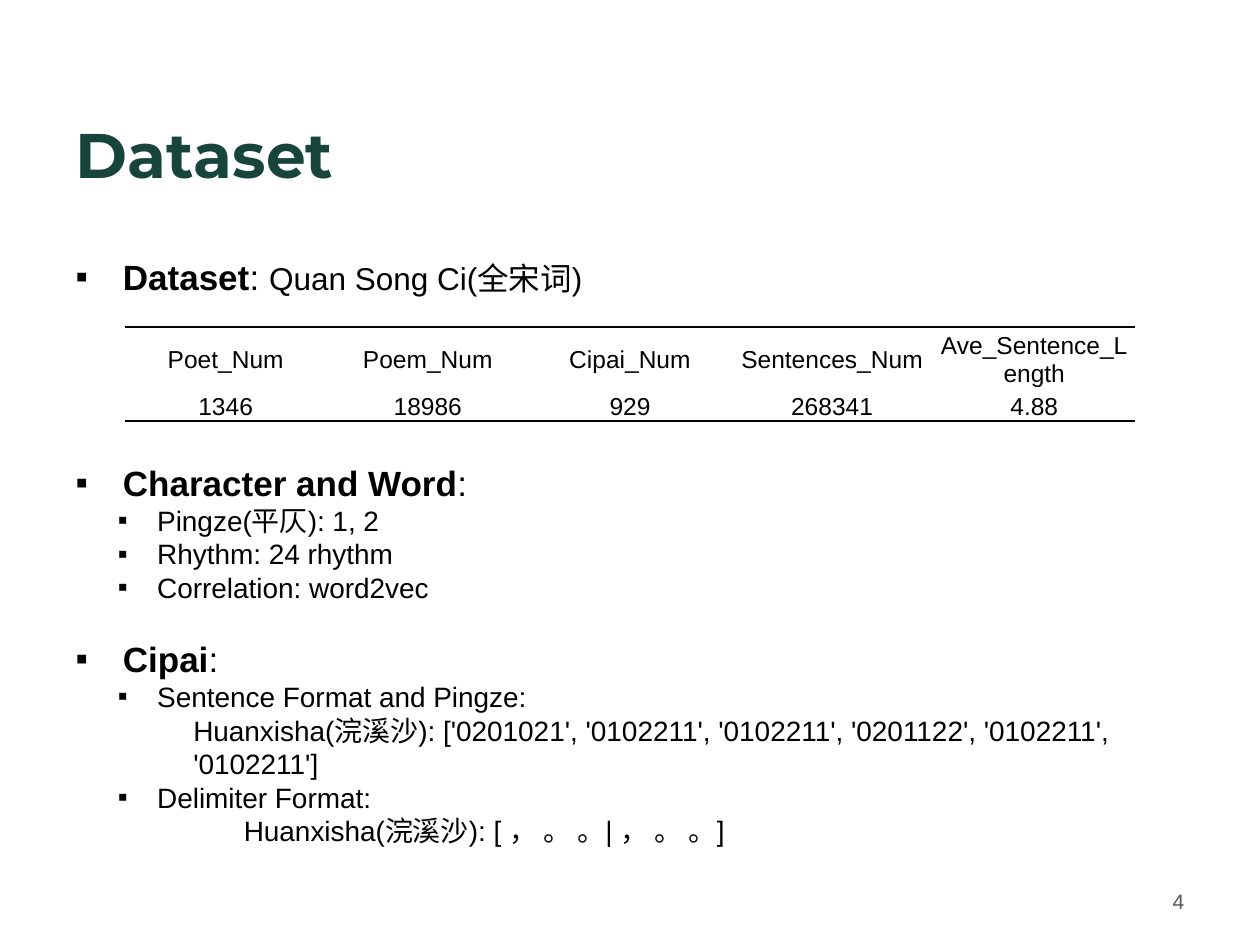
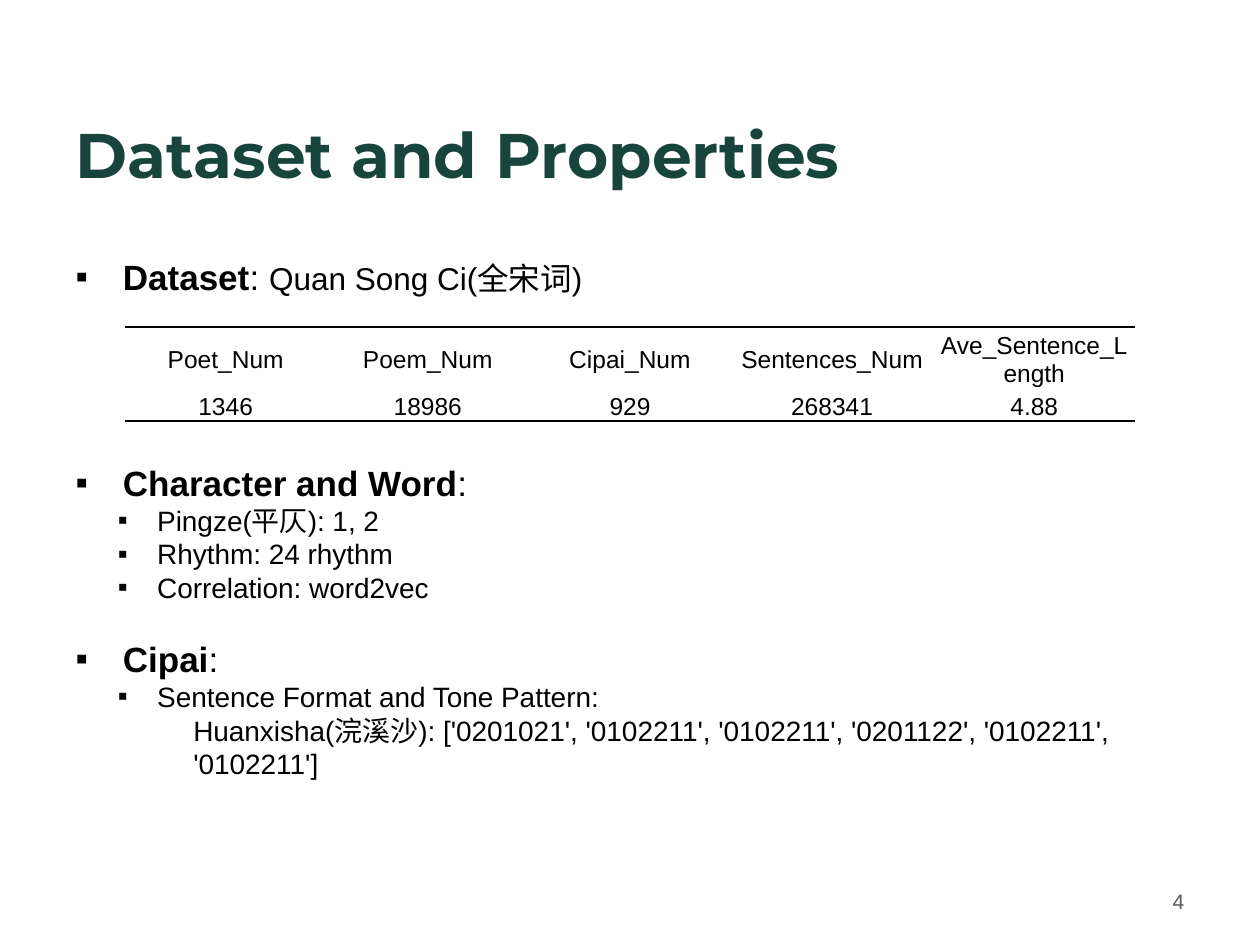
Before and after one commit to Strideradu/17spr_wang_zhu_du, a slide deck: slide 4 of Wei-GA.pptx. Drawn at 1260x945 pixels with LibreOffice and Linux fonts; fonts in the diff are those of the drawing; background and template pictures are left out. Boxes give left, top, right and bottom in pixels: in the first picture for what was removed or moved away, otherwise in the second. Text is boxed around its words. In the diff, an @@ line names an element or a change of style, - is before the commit and + after.

```diff
--- a/Wei-GA.pptx
+++ b/Wei-GA.pptx
@@ title at [76, 128, 839, 191]: text changed @@
-Dataset
+Dataset and Properties
@@ text at [157, 686, 599, 708]: text changed @@
-  ▪ Sentence Format and Pingze:
+  ▪ Sentence Format and Tone Pattern:
@@ text at [157, 787, 725, 847]: paragraphs removed @@
-  ▪ Delimiter Format:
-  Huanxisha(浣溪沙): [ ， 。 。| ， 。 。]
```
Also in this commit, not shown: 10 other slides changed, 1 other file.
